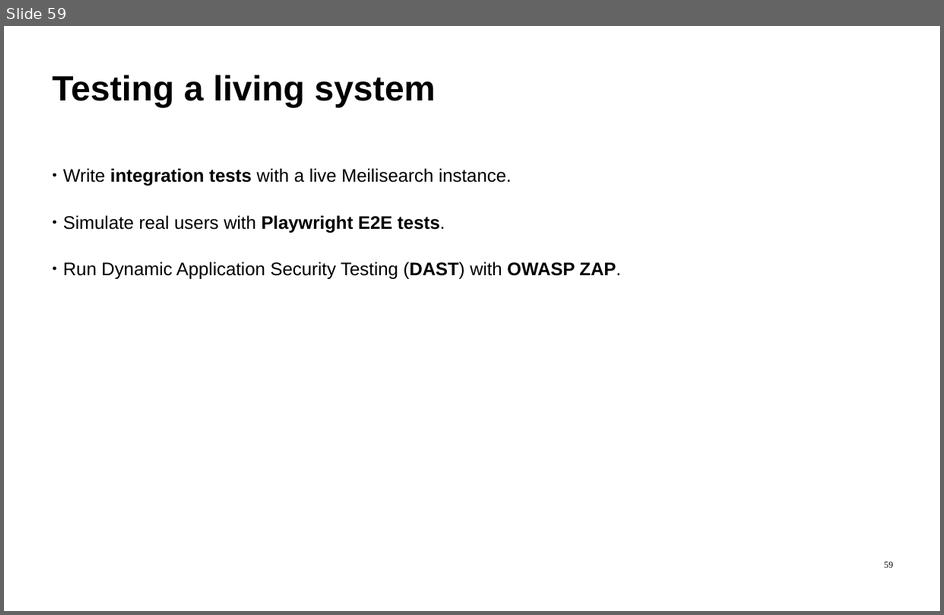
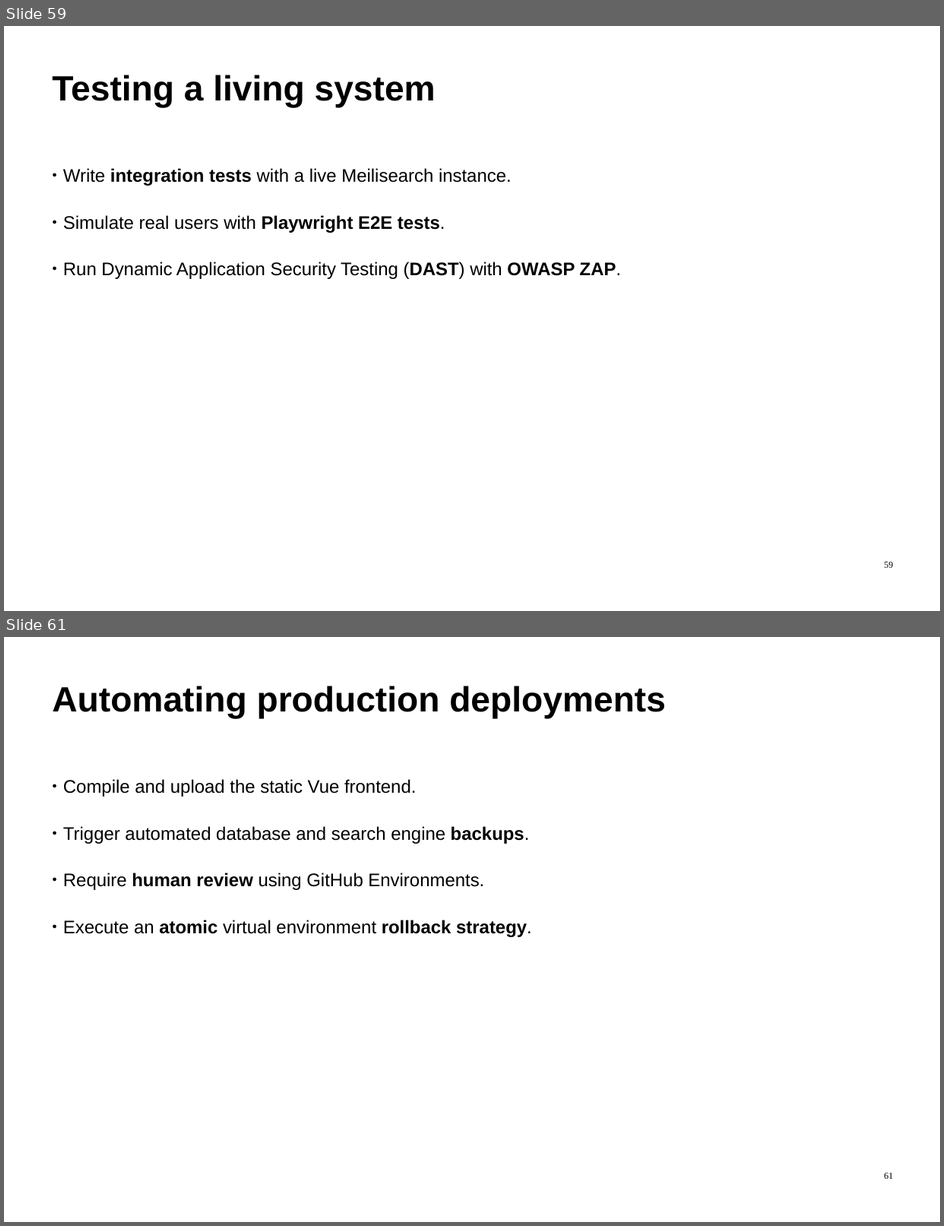
Before and after one commit to ImadSaddik/FullStackDeploymentHandbook, a slide deck: course-assets/slides/full_stack_deployment_guide.odp. Shown one above the other, each under a label of ours: slide 59 before the commit, slides 59 and 61 after it; the slides between them are not shown. The pictures are 944x615 and 944x1226 pixels, drawn with LibreOffice and Linux fonts; fonts in the diff are those of the drawing. Boxes give left, top, right and bottom in pixels: in the first picture for what was removed or moved away, otherwise in the second. Text is boxed around its words. In the diff, an @@ line names an element or a change of style, - is before the commit and + after.

Commit message:
slides: add pages for ch5.5

```diff
--- a/course-assets/slides/full_stack_deployment_guide.odp
+++ b/course-assets/slides/full_stack_deployment_guide.odp
@@ slide 61 added at (4, 637, 940, 1222), background #FFFFFF @@
@@ text added at (52, 686, 666, 718), 54 pt, text #000000, bold @@
+Automating production deployments
@@ text added at (63, 779, 532, 937), 28 pt, text #000000 @@
+● Compile and upload the static Vue frontend.
+● Trigger automated database and search engine backups.
+● Require human review using GitHub Environments.
+● Execute an atomic virtual environment rollback strategy.
@@ page number added at (884, 1173, 893, 1179), 14 pt, text #000000 @@
+61
```
Also in this commit, not shown: 1 other slide added.
